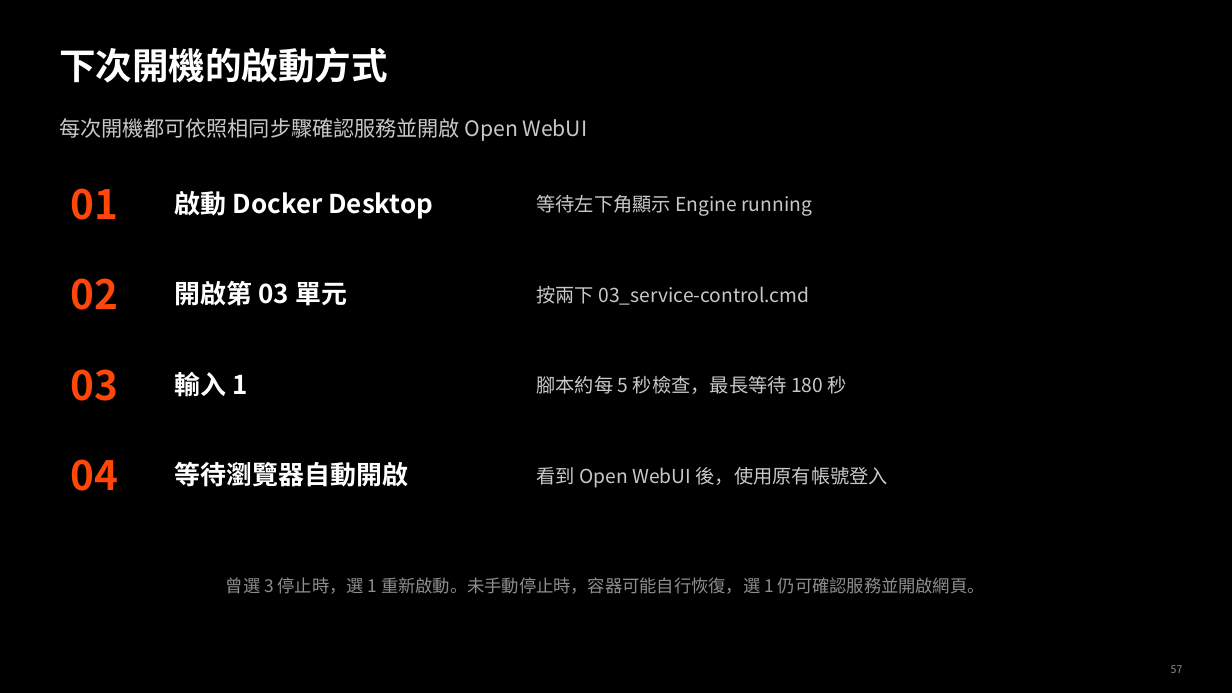
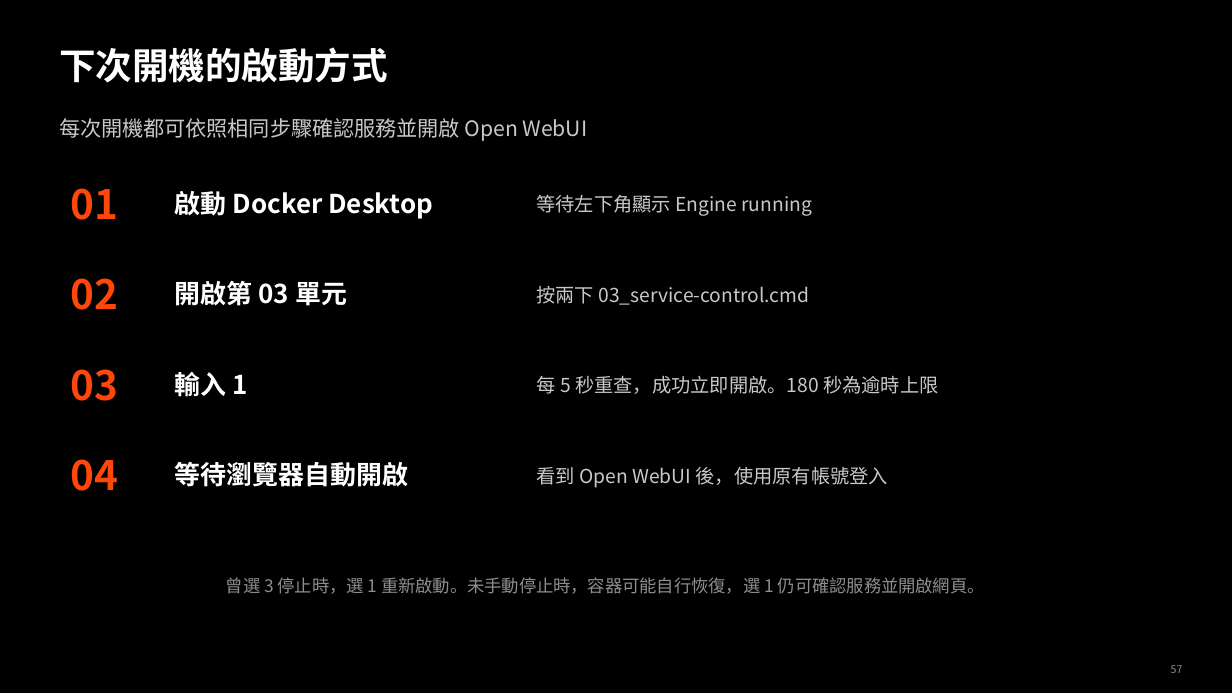
Before and after one commit to lee0401g/project-delivery_3LM, a slide deck: slide 57 of 地端AI建置實作.pptx. Drawn at 1232x693 pixels with LibreOffice and Linux fonts; fonts in the diff are those of the drawing. Boxes give left, top, right and bottom in pixels: in the first picture for what was removed or moved away, otherwise in the second. Text is boxed around its words. In the diff, an @@ line names an element or a change of style, - is before the commit and + after.

Commit message:
修改腳本無畏等待情形並同步

```diff
--- a/地端AI建置實作.pptx
+++ b/地端AI建置實作.pptx
@@ text at box(536, 376, 938, 394): text changed @@
-腳本約每 5 秒檢查，最長等待 180 秒
+每 5 秒重查，成功立即開啟。180 秒為逾時上限
```
Also in this commit, not shown: 2 other slides changed, 2 other files.
